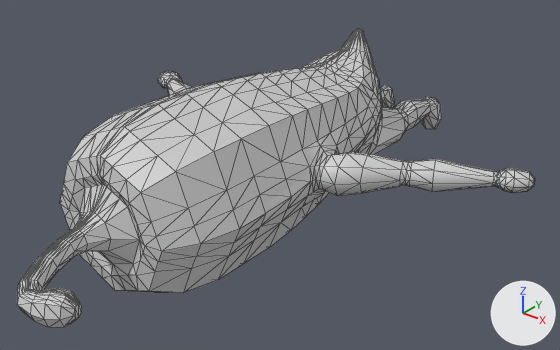
Before and after pictures for a commit that changed the COLLADA model SpicyHero/Game.scnassets/character/standing1.dae.
The view is the same before and after, from a camera (50 mm lens) standing at (6.36, -11.62, 4.39) and looking at (0.34, -4.1, -0.28). Lighting does not change. The marker at lower right points along +X, +Y and +Z. Mesh edges are drawn as thin lines.
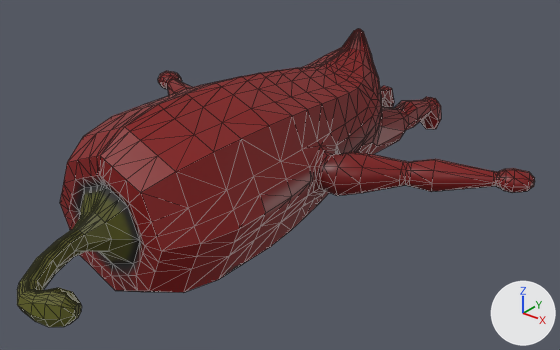
The newer file is also turned or shifted as a whole; pictures and numbers use the older file's frame.

Edits to the scene script, one JSON object a line:
```json
{"op": "add", "block": "img_peppertexture_jpg", "code": ["img_peppertexture_jpg = load_image('PepperTexture.jpg', 'PepperTexture.jpg', 512, 512, 'sRGB')"]}
{"op": "remove", "block": "mat_material_001", "code": "mat_material_001.base_color = (0.64, 0.64, 0.64)  # light grey #d1d1d1"}
{"op": "add", "block": "mat_material_001", "code": "mat_material_001.texture = img_peppertexture_jpg"}
```

Pixel boxes (x1, y1, x2, y2) of what changed, in the pictures (560 x 350 px):
```json
{"object": "Circle", "change": "surface changed", "before": [17, 29, 535, 327], "after": [17, 29, 535, 327], "on screen": "grey to red"}
```
